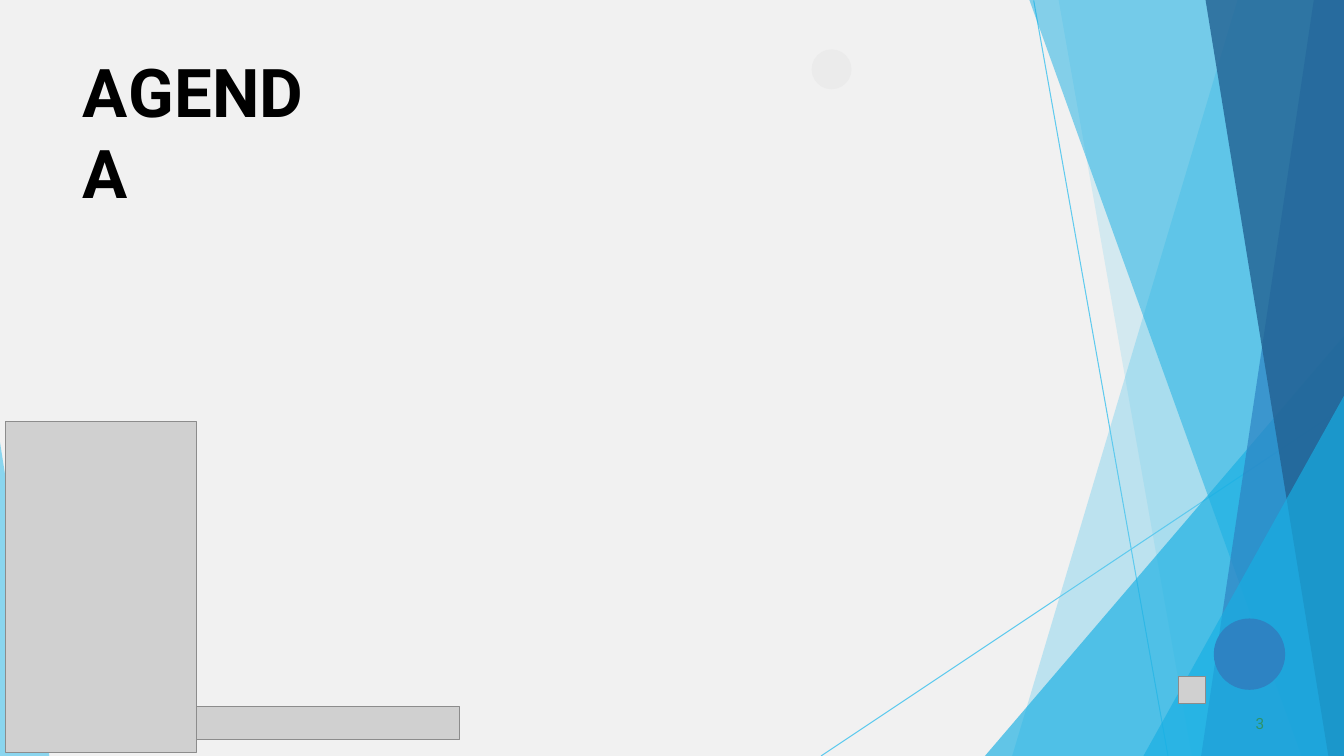
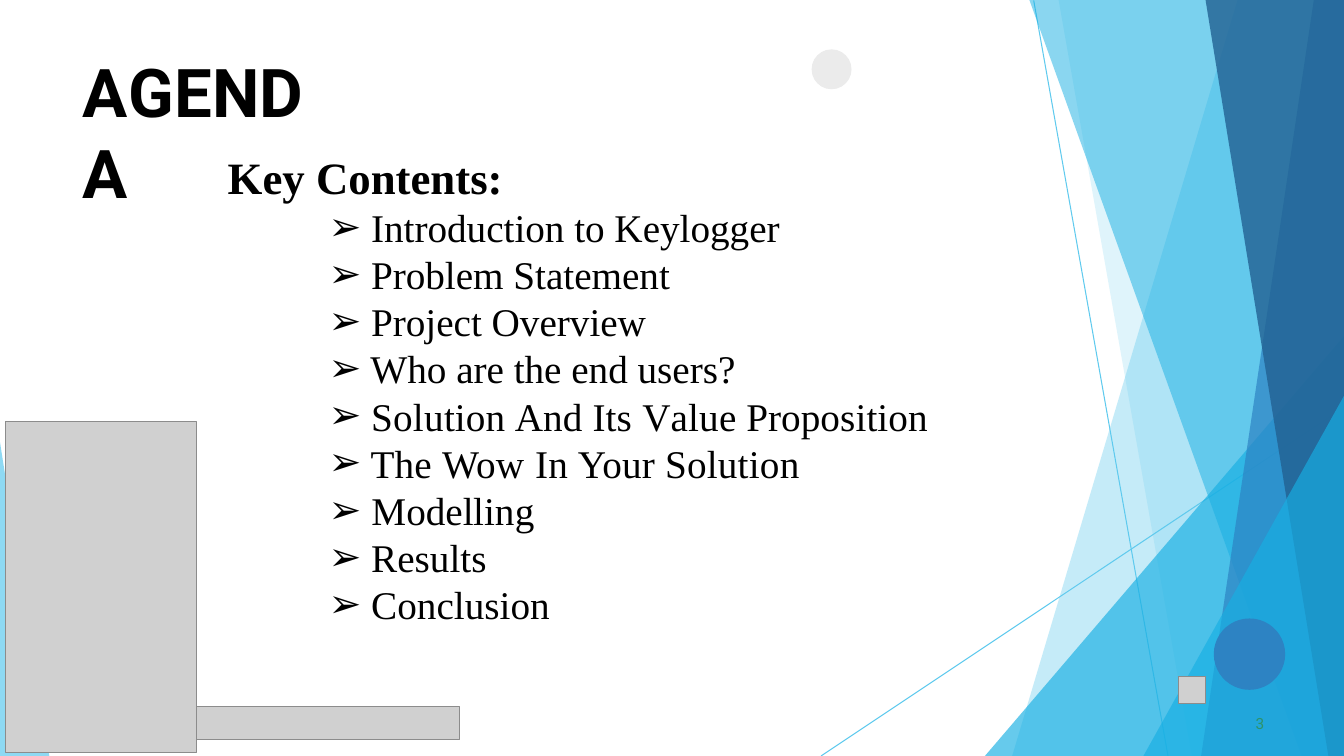
Before and after one commit to kiran-011/CS-Project, a slide deck: slide 3 of Cs-Project.pptx. Drawn at 1344x756 pixels with LibreOffice and Linux fonts; fonts in the diff are those of the drawing; grey boxes stand for pictures. Boxes give left, top, right and bottom in pixels: in the first picture for what was removed or moved away, otherwise in the second. Text is boxed around its words. In the diff, an @@ line names an element or a change of style, - is before the commit and + after.

```diff
--- a/Cs-Project.pptx
+++ b/Cs-Project.pptx
@@ freeform shape removed at [0, 0, 1344, 756] @@
@@ text added at [228, 164, 927, 620], 28 pt, text #000000 @@
+Key Contents:
+    ➢ Introduction to Keylogger
+    ➢ Problem Statement
+    ➢ Project Overview
+    ➢ Who are the end users?
+    ➢ Solution And Its Value Proposition
+    ➢ The Wow In Your Solution
+    ➢ Modelling
+    ➢ Results
+    ➢ Conclusion
```
Also in this commit, not shown: 7 other slides changed, 8 slides added, 2 slides removed.
